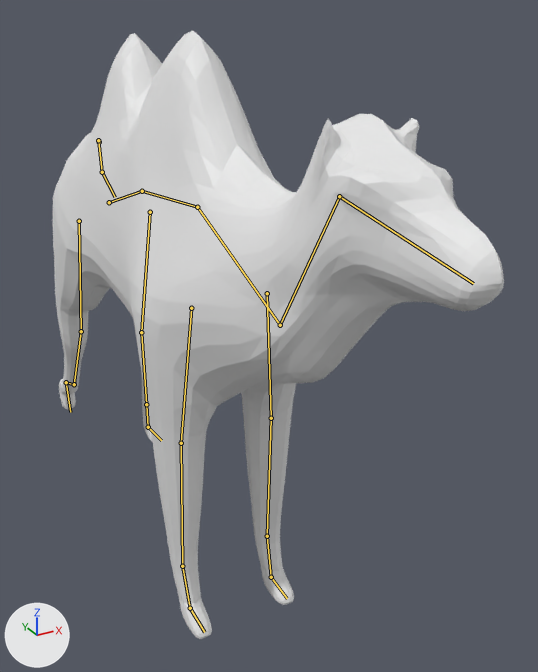
The Blender file Blender Models/Camel/Camel.blend, before and after one commit.
The view is the same before and after, from a camera (50 mm lens) standing at (-2.32, -5.92, 4.79) and looking at (0.6, -0.6, 2.13). The lights are fixed; the arrows at lower left show +X, +Y and +Z. Both versions are drawn at frame 19 of the action 'Camel_Idle'; the numbers are the values there. The bones that bend it are drawn over the model as lines.
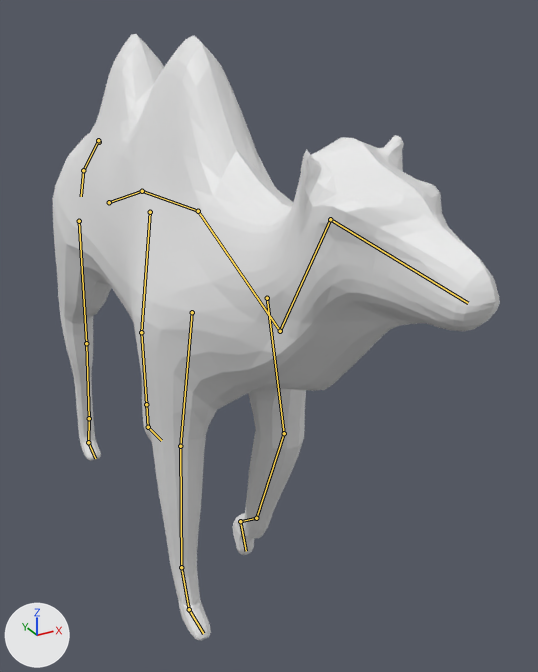
Location of each change, (x1, y1, x2, y2) in pixels of the pictures (538 x 672 px):
'Cylinder', posed: before (53, 30, 504, 639); after (53, 34, 500, 641)
bone 'Spine', root to tip: before (142, 191) to (197, 207); after (142, 191) to (198, 211)
bone 'Ribcage', root to tip: before (197, 207) to (280, 325); after (198, 211) to (280, 331)
bone 'Neck', root to tip: before (280, 325) to (339, 196); after (280, 331) to (330, 219)
bone 'Head', root to tip: before (339, 196) to (473, 283); after (330, 219) to (468, 303)
bone 'Arm_upper.L', root to tip: before (267, 293) to (271, 418); after (267, 298) to (284, 433)
bone 'Arm_lower.L', root to tip: before (271, 418) to (267, 536); after (284, 433) to (256, 518)
bone 'Hand.L', root to tip: before (267, 536) to (271, 577); after (256, 518) to (240, 521)
bone 'Leg_lower.R', root to tip: before (79, 221) to (81, 331); after (79, 221) to (86, 343)
bone 'Foot.R', root to tip: before (81, 331) to (74, 384); after (86, 343) to (89, 418)
bone 'Backpaw_upper.R', root to tip: before (74, 384) to (66, 382); after (89, 418) to (88, 442)
bone 'Tail1', root to tip: before (98, 140) to (102, 172); after (98, 140) to (83, 170)

What changed in the scene script:
```text
Change bone_spine:
    where bone_spine = bpy.data.objects['Armature'].pose.bones['Spine']  # child of 'Hip'
    bone_spine.rotation_quaternion: (1.0, 0.013, 0.0, 0.0) -> (1.0, 0.0, 0.0, 0.0)  # degrees (1, 0, 0) -> degrees (0, 0, 0)
Change bone_ribcage:
    where bone_ribcage = bpy.data.objects['Armature'].pose.bones['Ribcage']  # child of 'Spine'
    bone_ribcage.rotation_quaternion: (1.0, -0.009, 0.0, 0.0) -> (1.0, 0.0, 0.0, 0.0)  # degrees (-1, 0, 0) -> degrees (0, 0, 0)
Change bone_neck:
    where bone_neck = bpy.data.objects['Armature'].pose.bones['Neck']  # child of 'Ribcage'
    bone_neck.rotation_quaternion: (0.982, -0.109, -0.005, 0.032) -> (0.986, -0.154, 0.011, -0.022)  # degrees (-13, 0, 4) -> degrees (-18, 1, -3)
Change bone_head:
    where bone_head = bpy.data.objects['Armature'].pose.bones['Head']  # child of 'Neck'
    bone_head.rotation_quaternion: (0.994, 0.08, 0.0, 0.0) -> (0.988, 0.154, 0.0, 0.0)  # degrees (9, 0, 0) -> degrees (18, 0, 0)
Change bone_arm_upper_l:
    where bone_arm_upper_l = bpy.data.objects['Armature'].pose.bones['Arm_upper.L']  # child of 'Ribcage'
    bone_arm_upper_l.rotation_quaternion: (1.0, 0.0, 0.0, 0.0) -> (0.995, 0.098, -0.008, 0.006)  # degrees (0, 0, 0) -> degrees (11, -1, 1)
Change bone_arm_lower_l:
    where bone_arm_lower_l = bpy.data.objects['Armature'].pose.bones['Arm_lower.L']  # child of 'Arm_upper.L'
    bone_arm_lower_l.rotation_quaternion: (1.0, 0.0, 0.0, 0.0) -> (0.962, -0.257, 0.003, -0.025)  # degrees (0, 0, 0) -> degrees (-30, 0, -3)
Change bone_hand_l:
    where bone_hand_l = bpy.data.objects['Armature'].pose.bones['Hand.L']  # child of 'Arm_lower.L'
    bone_hand_l.rotation_quaternion: (1.0, 0.0, 0.0, 0.0) -> (0.911, -0.387, -0.012, 0.031)  # degrees (0, 0, 0) -> degrees (-46, 0, 4)
Change bone_leg_lower_r:
    where bone_leg_lower_r = bpy.data.objects['Armature'].pose.bones['Leg_lower.R']  # child of 'Hip'
    bone_leg_lower_r.rotation_quaternion: (0.997, -0.068, 0.002, -0.001) -> (1.0, 0.0, 0.0, 0.0)  # degrees (-8, 0, 0) -> degrees (0, 0, 0)
Change bone_foot_r:
    where bone_foot_r = bpy.data.objects['Armature'].pose.bones['Foot.R']  # child of 'Leg_lower.R'
    bone_foot_r.rotation_quaternion: (0.992, -0.123, -0.004, -0.002) -> (1.0, 0.0, 0.0, 0.0)  # degrees (-14, -1, 0) -> degrees (0, 0, 0)
Change bone_backpaw_upper_r:
    where bone_backpaw_upper_r = bpy.data.objects['Armature'].pose.bones['Backpaw_upper.R']  # child of 'Foot.R'
    bone_backpaw_upper_r.rotation_quaternion: (0.941, -0.326, -0.019, -0.054) -> (1.0, 0.0, 0.0, 0.0)  # degrees (-38, -4, -5) -> degrees (0, 0, 0)
Change bone_tail1:
    where bone_tail1 = bpy.data.objects['Armature'].pose.bones['Tail1']  # child of 'Tail_Base'
    bone_tail1.rotation_quaternion: (0.89, 0.398, -0.056, 0.171) -> (0.887, 0.421, 0.191, -0.003)  # degrees (46, -14, 16) -> degrees (52, 20, 10)
```
